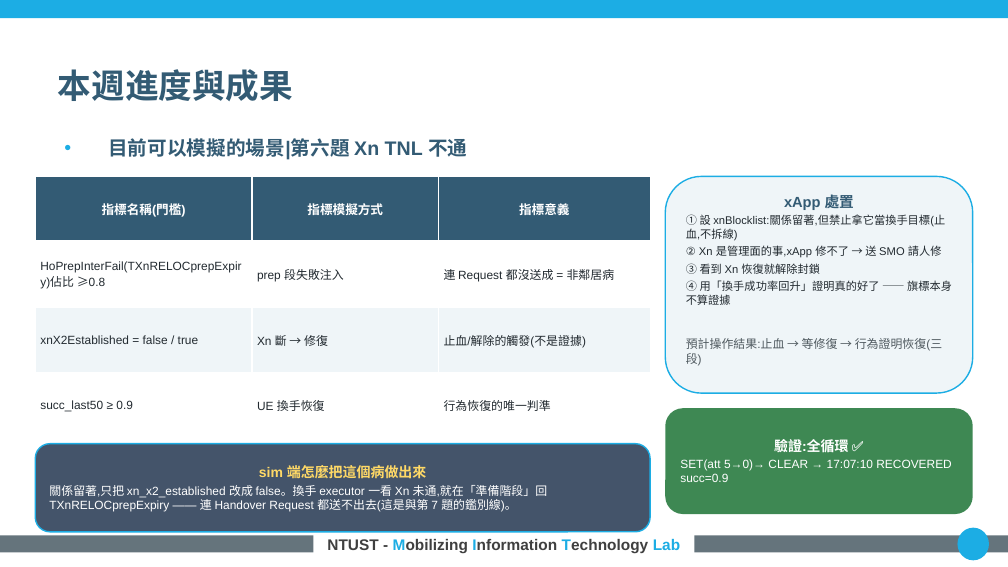
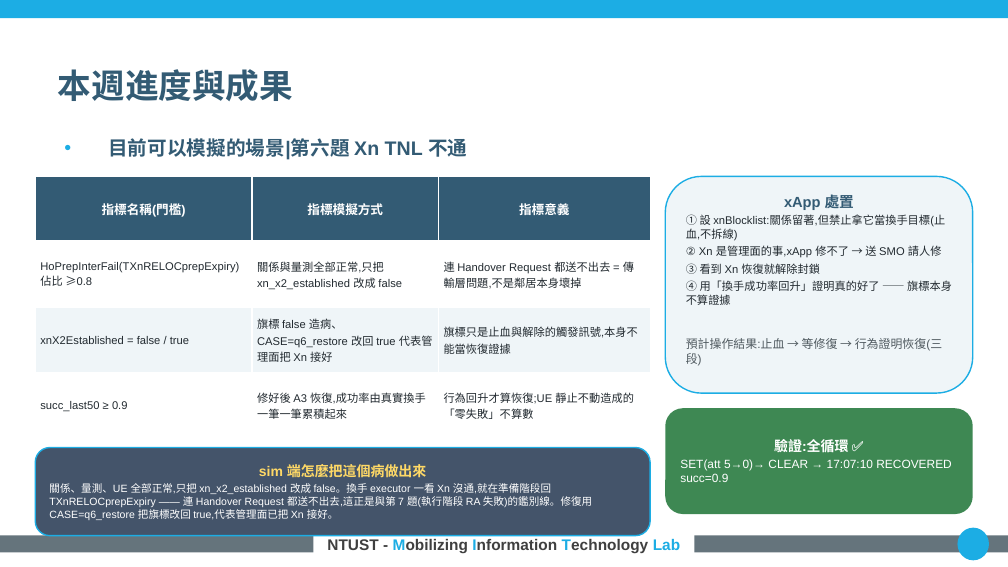
Before and after one commit to kimOuO/RAN-sim-OAI, a slide deck: slide 9 of docs/report/8_27_進度報告_v10十二題.pptx. Drawn at 1008x567 pixels with LibreOffice and Linux fonts; fonts in the diff are those of the drawing; background and template pictures are left out. Boxes give left, top, right and bottom in pixels: in the first picture for what was removed or moved away, otherwise in the second. Text is boxed around its words. In the diff, an @@ line names an element or a change of style, - is before the commit and + after.

```diff
--- a/docs/report/8_27_進度報告_v10十二題.pptx
+++ b/docs/report/8_27_進度報告_v10十二題.pptx
@@ table at [35, 176, 650, 438] @@
-row 2, column 2: prep 段失敗注入
+row 2, column 2: 關係與量測全部正常,只把 xn_x2_established 改成 false
-row 2, column 3: 連 Request 都沒送成 = 非鄰居病
+row 2, column 3: 連 Handover Request 都送不出去 = 傳輸層問題,不是鄰居本身壞掉
-row 3, column 2: Xn 斷 → 修復
+row 3, column 2: 旗標 false 造病、CASE=q6_restore 改回 true 代表管理面把 Xn 接好
-row 3, column 3: 止血/解除的觸發(不是證據)
+row 3, column 3: 旗標只是止血與解除的觸發訊號,本身不能當恢復證據
-row 4, column 2: UE 換手恢復
+row 4, column 2: 修好後 A3 恢復,成功率由真實換手一筆一筆累積起來
-row 4, column 3: 行為恢復的唯一判準
+row 4, column 3: 行為回升才算恢復;UE 靜止不動造成的「零失敗」不算數
@@ size 8.5 to 8 pt in "HoPrepInterFail(TXnRELOCprepExpiry)佔比 ≥0.8", "xnX2Established = false / true", "succ_last50 ≥ 0.9" @@
@@ rounded rectangle "sim 端怎麼把這個病做出來": place and size @@
-rounded rectangle "sim 端怎麼把這個病做出來" at [35, 444, 650, 531]
+rounded rectangle "sim 端怎麼把這個病做出來" at [35, 448, 650, 535]
@@ text in rounded rectangle at [49, 483, 592, 520]: text changed; size 8.5 to 7.5 pt @@
-關係留著,只把 xn_x2_established 改成 false。換手 executor 一看 Xn 未通,就在「準備階段」回 TXnRELOCprepExpiry —— 連 Handover Request 都送不出去(這是與第 7 題的鑑別線)。
+關係、量測、UE 全部正常,只把 xn_x2_established 改成 false。換手 executor 一看 Xn 沒通,就在準備階段回 TXnRELOCprepExpiry —— 連 Handover Request 都送不出去,這正是與第 7 題(執行階段 RA 失敗)的鑑別線。修復用 CASE=q6_restore 把旗標改回 true,代表管理面已把 Xn 接好。
```
Also in this commit, not shown: 12 other slides changed.
